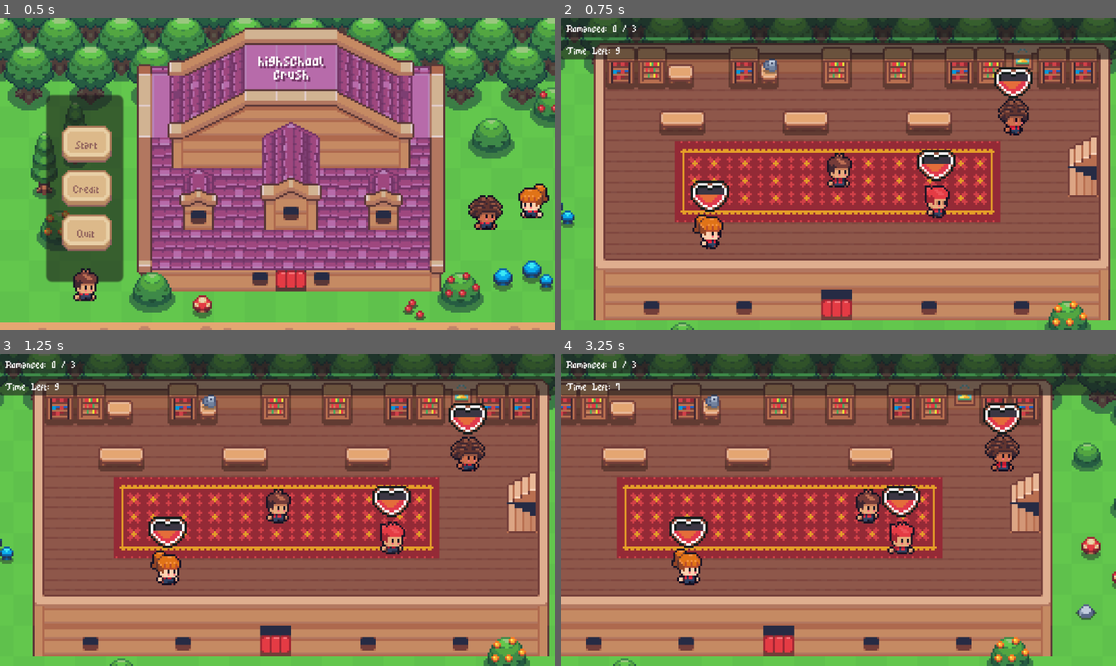
Above: before the commit, frames 1-4 (two rows, left to right).
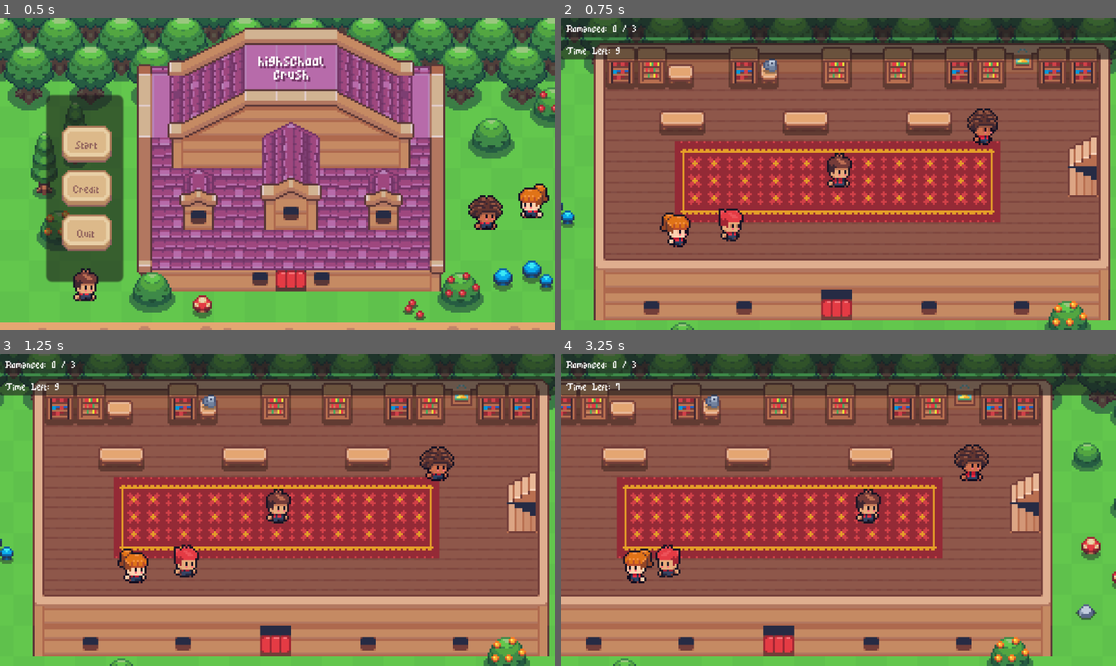
Above: after the commit, the same moments.

Repository: orgniani/highschoolcrush_clicker_2025
Game: Godot game, scene res://scenes/menu_scene.tscn
The game is run twice, just before and just after one commit, with the same random seed, the same clock (stepped at 60 frames per second) and the same inputs.
Inputs (mouse positions are in pixels of both pictures, inside the frame that each line leads up to):
- Up to frame 1 (0.5 s): no input
- Up to frame 2 (0.75 s): click "Start" at 0.5 s
- Up to frame 3 (1.25 s): no input
- Up to frame 4 (3.25 s): move the mouse to (960, 494) at 1.27 s; hold D (move_right) 1.28-2.03 s; click (960, 494) at 1.35 s; move the mouse to (727, 525) at 2.02 s; hold A (move_left) 2.03-2.78 s; click (727, 525) at 2.1 s; move the mouse to (894, 441) at 2.77 s; hold D (move_right) from 2.78 s (still down); click (894, 441) at 2.85 s

Frame 1 is identical in both runs. In frame 2, 4.1% of the frame differs, in the area x 17-85%, y 15-75%; in frame 3, 4.2%; in frame 4, 4.2%, in the area x 11-83%, y 15-75%.

Commit message:
add jealous lover

Diff:
--- a/objects/characters/lover.tscn
+++ b/objects/characters/lover.tscn
@@ -32,7 +32,6 @@
 
 [node name="LoverPatrol" type="Node" parent="."]
 script = ExtResource("6_670pt")
-wait_time = 2.0
 metadata/_custom_type_script = "uid://d0koexjdo2axm"
 
 [node name="CollisionShape2D" type="CollisionShape2D" parent="."]
@@ -40,6 +39,7 @@
 shape = SubResource("RectangleShape2D_acjsf")
 
 [node name="HeartBar" type="TextureProgressBar" parent="."]
+z_index = 5
 clip_contents = true
 anchors_preset = 8
 anchor_left = 0.5
--- a/scenes/game_scene.tscn
+++ b/scenes/game_scene.tscn
@@ -16,7 +16,7 @@
 
 [node name="GameScene" type="Node2D" node_paths=PackedStringArray("player", "game_manager", "hud")]
 script = ExtResource("1_w5aja")
-player = NodePath("Player")
+player = NodePath("CharactersYSort/Player")
 game_manager = NodePath("GameManager")
 hud = NodePath("HUD/HUD")
 
@@ -54,27 +54,33 @@
 layer_4/name = "Props"
 layer_4/tile_data = PackedInt32Array(-131073, 3342337, 33, 327688, 3211265, 5, 393224, 3211265, 6, 327689, 3276801, 5,  …(945 unchanged characters)…
 
-[node name="Player" parent="." instance=ExtResource("5_rurhu")]
+[node name="CharactersYSort" type="Node2D" parent="."]
+y_sort_enabled = true
+
+[node name="Player" parent="CharactersYSort" instance=ExtResource("5_rurhu")]
+top_level = false
 position = Vector2(134, 87)
 
-[node name="Camera2D" type="Camera2D" parent="Player"]
+[node name="Camera2D" type="Camera2D" parent="CharactersYSort/Player"]
 zoom = Vector2(4, 4)
 process_callback = 0
 position_smoothing_enabled = true
 
-[node name="Lover" parent="." node_paths=PackedStringArray("player") instance=ExtResource("6_rurhu")]
-position = Vector2(222, 60)
+[node name="Lover" parent="CharactersYSort" node_paths=PackedStringArray("player") instance=ExtResource("6_rurhu")]
+position = Vector2(206, 65)
 player = NodePath("../Player")
 config = ExtResource("7_kk2rg")
 
-[node name="Lover2" parent="." node_paths=PackedStringArray("player") instance=ExtResource("6_rurhu")]
-position = Vector2(64, 119)
+[node name="Lover2" parent="CharactersYSort" node_paths=PackedStringArray("player", "jealous_partner") instance=ExtResource("6_rurhu")]
+position = Vector2(47, 118)
 player = NodePath("../Player")
+jealous_partner = NodePath("../Lover3")
 config = ExtResource("8_b5spy")
 
-[node name="Lover3" parent="." node_paths=PackedStringArray("player") instance=ExtResource("6_rurhu")]
-position = Vector2(182, 103)
+[node name="Lover3" parent="CharactersYSort" node_paths=PackedStringArray("player", "jealous_partner") instance=ExtResource("6_rurhu")]
+position = Vector2(75, 115)
 player = NodePath("../Player")
+jealous_partner = NodePath("../Lover2")
 config = ExtResource("12_5ay1a")
 
 [node name="HUD" type="CanvasLayer" parent="."]
--- a/scripts/lover/lover.gd
+++ b/scripts/lover/lover.gd
@@ -1,27 +1,29 @@
 extends CharacterBody2D
 
-#References
-@export var player : CharacterBody2D
+# References
+@export var player: CharacterBody2D
+@export var jealous_partner: CharacterBody2D
 @export var config: HumanConfig
+@export var click_sound: AudioStream
 
-@export var click_sound : AudioStream
-
-#Parameters
+# Parameters
 @export var required_clicks: int = 10
 @export var fill_time: float = 3.0
 
 @onready var state_machine: LoverStateMachine = $"LoverStateMachine"
 @onready var follower: LoverFollower = $"LoverFollower"
 @onready var patrol: LoverPatrol = $"LoverPatrol"
-
 @onready var animator: HumanAnimator = $"HumanAnimator"
 @onready var heart_bar: TextureProgressBar = $"HeartBar"
+
+var _can_be_clicked := true
 
 func _ready():
 	animator.apply_config(config)
 	animator.play_animation("idle", false)
 
 	heart_bar.max_value = required_clicks
+	heart_bar.visible = false
 
 	patrol.setup(animator)
 
@@ -32,7 +34,7 @@
 	state_machine.romance_started.connect(_on_romance_start)
 
 func _process(delta):
-	if Input.is_action_just_pressed("click"):
+	if Input.is_action_just_pressed("click") and _can_be_clicked:
 		var mouse_pos = get_global_mouse_position()
 		var space_state = get_world_2d().direct_space_state
 
@@ -53,6 +55,14 @@
 	animator.play_animation("idle", false)
 	patrol.stop()
 
+	state_machine._has_jealous_partner = jealous_partner != null
+
+	heart_bar.visible = true
+
+	if jealous_partner:
+		jealous_partner._set_can_be_clicked(false)
+		jealous_partner._on_partner_romance_started(self)
+
 func _on_romance_success():
 	set_process(false)
 	patrol.stop()
@@ -62,15 +72,40 @@
 	heart_bar.visible = false
 	player.last_follower = self
 
+	if jealous_partner:
+		jealous_partner._set_can_be_clicked(true)
+		jealous_partner._partner_breakup()
+		jealous_partner._on_partner_romance_ended()
+
 func _on_romance_failed():
 	set_process(false)
 	patrol.start()
 	heart_bar.visible = false
+	_can_be_clicked = false
+
+	if jealous_partner:
+		jealous_partner._set_can_be_clicked(false)
+		jealous_partner._on_partner_romance_ended()
+
+func _on_partner_romance_started(romanced_lover: CharacterBody2D):
+	patrol.stop()
+	follower.enable_follow(romanced_lover, animator)
+
+func _on_partner_romance_ended():
+	follower.disable_follow()
+	animator.play_animation("idle", false)
+
+	patrol.start()
+
+func _partner_breakup():
+	jealous_partner = null
+
+func _set_can_be_clicked(value: bool):
+	_can_be_clicked = value
 
 func get_state_machine():
 	return state_machine
 
 func on_game_over():
-	print("lover game over")
 	set_process(false)
-	animator.play_animation("idle", false)
+	heart_bar.visible = false
--- a/scripts/lover/lover_follower.gd
+++ b/scripts/lover/lover_follower.gd
@@ -29,6 +29,10 @@
 
 	set_physics_process(true)
 
+func disable_follow():
+	_follow_target = null
+	set_physics_process(false)
+
 func _physics_process(delta):
 	if not _follow_target:
 		return
--- a/scripts/lover/lover_patrol.gd
+++ b/scripts/lover/lover_patrol.gd
@@ -4,10 +4,8 @@
 
 @export var patrol_range_min: float = 10.0
 @export var patrol_range_max: float = 30.0
-
 @export var patrol_speed_min: float = 10.0
 @export var patrol_speed_max: float = 20.0
-
 @export var wait_time: float = 1.0
 
 var _lover: CharacterBody2D
@@ -16,8 +14,8 @@
 var _left_limit: Vector2
 var _right_limit: Vector2
 
-var _patrol_range : float
-var _patrol_speed : float
+var _patrol_range: float
+var _patrol_speed: float
 
 var _direction: int = 1
 var _waiting: bool = false
@@ -41,11 +39,9 @@
 
 func stop():
 	_active = false
-	set_physics_process(false)
 
 func start():
 	_active = true
-	set_physics_process(true)
 
 func _physics_process(delta: float) -> void:
 	if not _active or _lover == null:
--- a/scripts/lover/lover_state_machine.gd
+++ b/scripts/lover/lover_state_machine.gd
@@ -11,21 +11,25 @@
 var _required_clicks = 10
 var _fill_time = 3.0
 
+var _has_jealous_partner = false
+var _extra_drain_multiplier = 1.0
+
 func setup(clicks: int, time: float):
 	_required_clicks = clicks
 	_fill_time = time
-	_fill = 0.5
+	_fill = 0.3
 	_active = false
 
 func update(delta: float):
 	if _active:
-		_fill -= delta / _fill_time
+		_extra_drain_multiplier = 1.5 if _has_jealous_partner else 1.0
+		_fill -= delta / (_fill_time / _extra_drain_multiplier)
 		_fill = clamp(_fill, 0.0, 1.0)
 
 		if _fill <= 0.0:
 			_active = false
 			print("Romance failed!")
-			romance_failed.emit();
+			romance_failed.emit()
 
 func register_click():
 	if not _active:
@@ -45,5 +49,4 @@
 func _start_romance():
 	romance_started.emit()
 	_active = true
-	_fill = 0.5
 	print("Started romance!")
--- a/scripts/player.gd
+++ b/scripts/player.gd
@@ -30,6 +30,5 @@
 	pass
 
 func on_game_over():
-	print("player game over")
 	set_physics_process(false)
 	animator.play_animation("idle", false)
